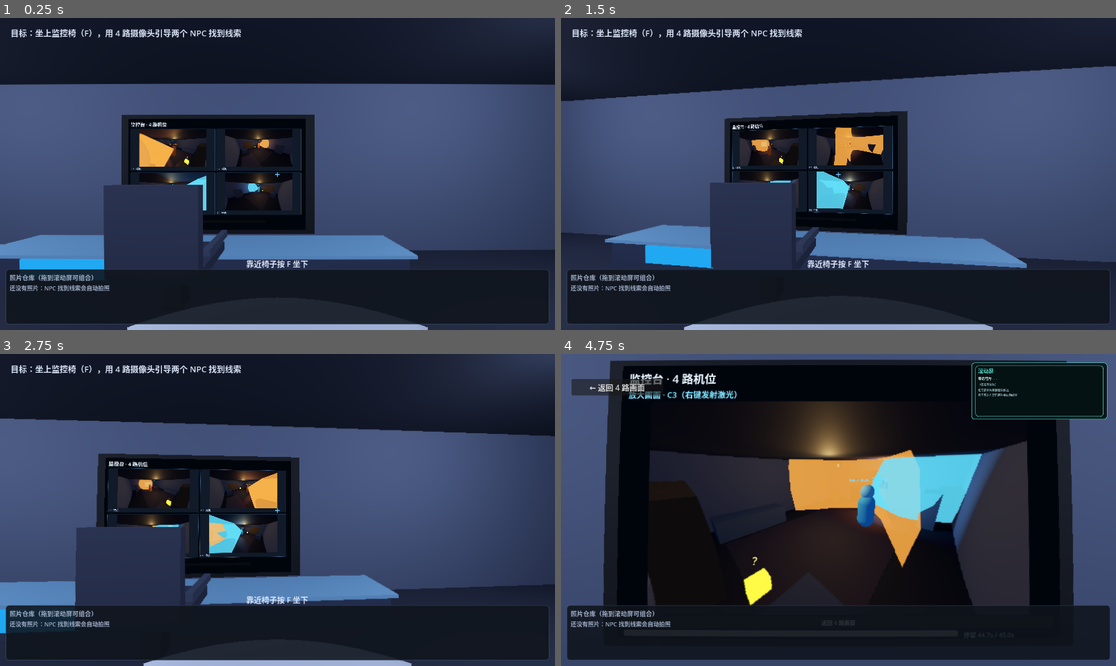
Above: before the commit, frames 1-4 (two rows, left to right).
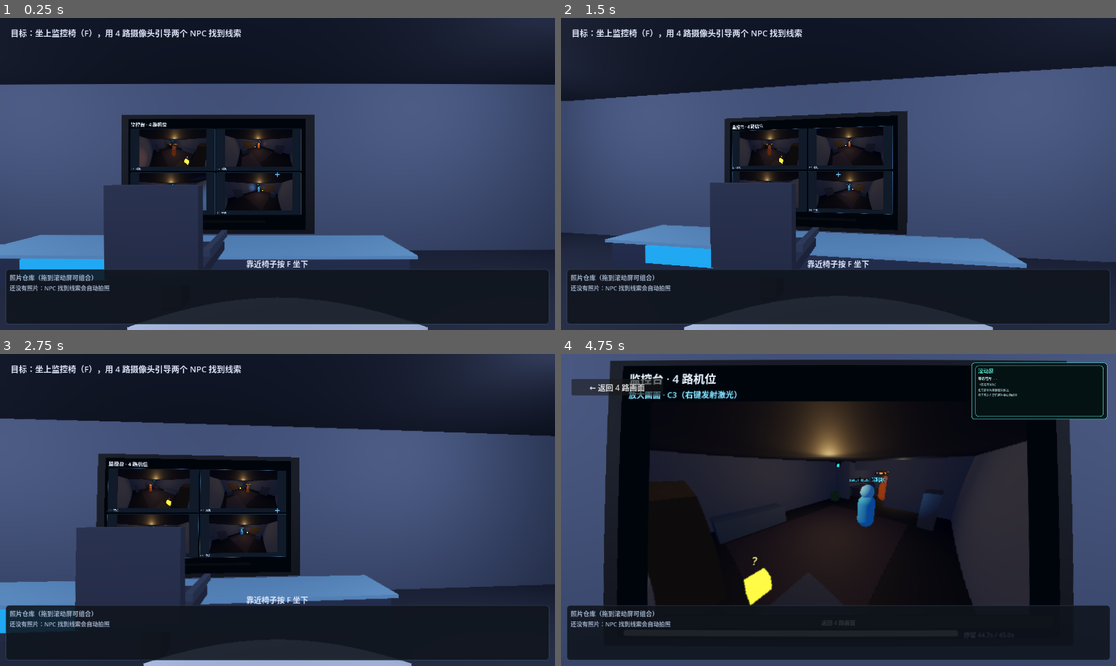
Above: after the commit, the same moments.

Repository: RequieMa/dual-faced-world
Game: Godot game, scene res://scenes/main.tscn
Two runs of this game, one before a commit and one after it. Both use one fixed random seed, a clock stepped at 60 frames per second and the inputs below.
Inputs (mouse positions are in pixels of both pictures, inside the frame that each line leads up to):
- Up to frame 1 (0.25 s): no input
- Up to frame 2 (1.5 s): tap Enter at 0.5 s; move the mouse to (866, 174) at 0.52 s; hold Up from 0.53 s (still down); tap 1 at 0.6 s; click (866, 174) at 0.67 s; tap Space at 0.77 s; move the mouse to (810, 174) at 1.27 s; tap 2 at 1.35 s; click (810, 174) at 1.42 s
- Up to frame 3 (2.75 s): keep holding Up; tap Space at 1.52 s; move the mouse to (288, 503) at 2.02 s; tap 3 at 2.1 s; click (288, 503) at 2.17 s
- Up to frame 4 (4.75 s): keep holding Up; move the mouse to (832, 516) at 2.77 s; tap 4 at 2.85 s; click (832, 516) at 2.92 s; tap Space at 3.02, 3.77, 4.52 s; move the mouse to (877, 513) at 3.52 s; tap 0 at 3.6 s; click (877, 513) at 3.67 s; move the mouse to (794, 506) at 4.27 s; tap F at 4.35 s; click (794, 506) at 4.42 s

The runs differ from the first frame. In frame 1, 1.1% of the frame differs, in the area x 25-50%, y 35-62%; in frame 2, 1.4%; in frame 3, 1.5%; in frame 4, 7.6%, in the area x 40-80%, y 30-69%.

Commit message:
fix: 隐藏可见圆锥并让激光从相机起点绘制 (#56)
* fix: 隐藏可见圆锥并让激光从相机起点绘制

* fix: spotlight 缩小并让激光从可见相机模型出发

* fix: 激光世界线起点改回投影相机

* fix: 激光改为相机右下方发射器

Diff:
--- a/scripts/room_demo/monitor_ui.gd
+++ b/scripts/room_demo/monitor_ui.gd
@@ -14,6 +14,7 @@
 const COLOR_TEXT := Color(0.86, 0.92, 1.0)
 const COLOR_MUTED := Color(0.58, 0.66, 0.8)
 const COLOR_ACCENT := Color(0.42, 0.82, 1.0)
+# 2D 激光线起点（相对放大画面）：0.5/0.5 = 画面中心 = 相机投影中心。
 
 var _feeds: Array[Dictionary] = []
 var _feed_buttons: Dictionary = {}
@@ -30,8 +31,6 @@
 var _notice: Label
 var _fisheye_material: ShaderMaterial
 var _snow_textures: Array[ImageTexture] = []
-var _laser_line: Line2D
-var _laser_tween: Tween
 
 
 func setup() -> void:
@@ -94,16 +93,6 @@
 	_big_feed.material = _fisheye_material
 	_big_feed.gui_input.connect(_on_big_feed_input)
 	_big_box.add_child(_big_feed)
-	_laser_line = Line2D.new()
-	_laser_line.name = "LaserLine"
-	_laser_line.width = 3.0
-	_laser_line.default_color = Color(1.0, 0.08, 0.03, 0.95)
-	_laser_line.joint_mode = Line2D.LINE_JOINT_ROUND
-	_laser_line.begin_cap_mode = Line2D.LINE_CAP_ROUND
-	_laser_line.end_cap_mode = Line2D.LINE_CAP_ROUND
-	_laser_line.z_index = 10
-	_laser_line.visible = false
-	_big_feed.add_child(_laser_line)
 	var back := _button("返回 4 路画面")
 	back.pressed.connect(func(): close_feed_requested.emit())
 	_big_box.add_child(back)
@@ -199,8 +188,6 @@
 
 func set_selected(feed_id: String) -> void:
 	_selected = feed_id
-	if _laser_line != null:
-		_laser_line.visible = false
 	_grid_box.visible = feed_id.is_empty()
 	_big_box.visible = not feed_id.is_empty()
 	if feed_id.is_empty():
@@ -242,24 +229,8 @@
 	if size.x <= 0.0 or size.y <= 0.0:
 		return
 	var uv := _big_feed.get_local_mouse_position() / size
-	# 从相机视角看，3D 光束沿视线只能看到一个端点；这里补屏幕空间射线。
-	_flash_laser(_big_feed.get_local_mouse_position())
 	laser_requested.emit(_selected, _undistort_uv(uv))
 	_big_feed.accept_event()
-
-
-func _flash_laser(local_point: Vector2) -> void:
-	if _laser_line == null:
-		return
-	if _laser_tween != null and _laser_tween.is_valid():
-		_laser_tween.kill()
-	_laser_line.points = PackedVector2Array([_big_feed.size * 0.5, local_point])
-	_laser_line.modulate.a = 1.0
-	_laser_line.visible = true
-	_laser_tween = create_tween()
-	_laser_tween.tween_interval(0.45)
-	_laser_tween.tween_property(_laser_line, "modulate:a", 0.0, 0.35)
-	_laser_tween.tween_callback(func(): _laser_line.visible = false)
 
 
 func uses_fisheye() -> bool:
--- a/scripts/room_demo/npc_actor.gd
+++ b/scripts/room_demo/npc_actor.gd
@@ -27,6 +27,9 @@
 const EYE_HEIGHT := 1.45
 const WALK_BOB_HEIGHT := 0.018
 const WALK_BOB_FREQ := 7.0
+# 只缩放 SpotLight 的照明范围/角度，不影响 vision_range / 视锥检测参数。
+const SPOT_RANGE_SCALE := 0.6
+const SPOT_ANGLE_SCALE := 0.6
 const LOOK_YAW_DEG := 24.0
 const LOOK_PITCH_DEG := 7.0
 
@@ -500,8 +503,8 @@
 	_spotlight.name = "VisionSpot"
 	_spotlight.light_color = body_color.lightened(0.25)
 	_spotlight.light_energy = 2.0
-	_spotlight.spot_range = vision_range
-	_spotlight.spot_angle = vision_half_angle * 2.0
+	_spotlight.spot_range = vision_range * SPOT_RANGE_SCALE
+	_spotlight.spot_angle = vision_half_angle * 2.0 * SPOT_ANGLE_SCALE
 	_spotlight.spot_angle_attenuation = 1.0
 	_spotlight.shadow_enabled = true
 	_spotlight.shadow_bias = 0.02
@@ -535,6 +538,8 @@
 	cone_material.cull_mode = BaseMaterial3D.CULL_DISABLED
 	_cone_visual.material_override = cone_material
 	_vision_pivot.add_child(_cone_visual)
+	# 可见圆锥太干扰监控画面；只保留 spotlight 照明，圆锥 mesh 隐藏。
+	_cone_visual.visible = false
 
 	_update_vision_visual()
 
@@ -542,8 +547,8 @@
 func _update_vision_visual() -> void:
 	if _spotlight == null:
 		return
-	_spotlight.spot_range = vision_range
-	_spotlight.spot_angle = vision_half_angle * 2.0
+	_spotlight.spot_range = vision_range * SPOT_RANGE_SCALE
+	_spotlight.spot_angle = vision_half_angle * 2.0 * SPOT_ANGLE_SCALE
 	_vision_length = _first_visible_distance()
 	if _cone_visual != null and _cone_visual.mesh is CylinderMesh:
 		var cone_mesh := _cone_visual.mesh as CylinderMesh
--- a/scripts/room_demo/room_demo.gd
+++ b/scripts/room_demo/room_demo.gd
@@ -41,6 +41,10 @@
 const MONITOR_CENTER := Vector3(0, 1.55, -5.81)
 # monitor_viewport 是 1280×800（1.6），QuadMesh 必须保持同样比例，避免画面横向拉伸。
 const MONITOR_SIZE := Vector2(3.52, 2.2)
+# Camera3D 比可见相机模型前移一点，避免镜头被自己的模型挡住。
+const CAMERA_LENS_OFFSET := 0.35
+# 激光发射器相对相机的局部位置：右侧/下方，略微在镜头前，投影到画面外。
+const LASER_EMITTER_OFFSET := Vector3(0.32, -0.22, -0.16)
 
 ## 观察室净高 3m；摄像头贴墙装在接近天花板的墙角（y≈2.72），
 ## 俯视房间中心/地面，而不是平视。两台面对面，画面里能看到对面的机位模型。
@@ -251,15 +255,18 @@
 	var camera: Camera3D = feed["camera"]
 	var viewport: SubViewport = feed["viewport"]
 	var screen_point := normalized * Vector2(viewport.size)
-	# screen point -> world：从当前机位相机位置出发，沿该屏幕点的投影方向。
-	var origin: Vector3 = camera.global_position
-	var direction: Vector3 = camera.project_ray_normal(screen_point).normalized()
-	var point := origin + direction * 14.0
-	var query := PhysicsRayQueryParameters3D.create(origin, origin + direction * 40.0)
+	# 先用 Camera3D 的 screen point 射线求准确命中点。
+	var ray_origin: Vector3 = camera.global_position
+	var ray_direction: Vector3 = camera.project_ray_normal(screen_point).normalized()
+	var point := ray_origin + ray_direction * 14.0
+	var query := PhysicsRayQueryParameters3D.create(ray_origin, ray_origin + ray_direction * 40.0)
 	query.collision_mask = 0xFFFFFFFF
 	var hit := get_world_3d().direct_space_state.intersect_ray(query)
 	if not hit.is_empty():
 		point = hit.position
+	# 激光从相机右下方的发射器出发；起点在画面外，射线进入画面指向命中点。
+	var origin: Vector3 = laser_start_position(camera)
+	var direction: Vector3 = (point - origin).normalized()
 	_spawn_beam(origin, point)
 	var accepted: Array[String] = []
 	for npc in npcs:
@@ -275,52 +282,56 @@
 	return last_laser
 
 
+## 激光发射器位置：相机局部右下方（画面外），不是镜头本身。
+func laser_start_position(camera: Camera3D) -> Vector3:
+	return camera.to_global(LASER_EMITTER_OFFSET)
+
+
 func _spawn_beam(from: Vector3, to: Vector3) -> void:
 	var total := from.distance_to(to)
 	if total <= 0.05:
 		return
-	# 射线起点仍是相机；视觉光束从相机前方起画，避免相机处在几何体内部糊满屏。
-	var direction := (to - from) / total
-	var visual_from := from + direction * minf(0.8, total * 0.5)
-	var length := visual_from.distance_to(to)
-	if length <= 0.05:
-		return
-	var beam := Node3D.new()
+	# 无厚度世界线：顶点是发射器和命中点，起点在画面外，本机位也能看到入画射线。
+	var line_mesh := ImmediateMesh.new()
+	var line_material := StandardMaterial3D.new()
+	line_material.shading_mode = BaseMaterial3D.SHADING_MODE_UNSHADED
+	line_material.albedo_color = Color(1.0, 0.08, 0.03)
+	line_material.emission_enabled = true
+	line_material.emission = Color(1.0, 0.04, 0.01)
+	line_material.emission_energy_multiplier = 8.0
+	line_mesh.surface_begin(Mesh.PRIMITIVE_LINES, line_material)
+	# 世界线两个顶点：from 是发射器，to 是命中点；不要再加偏移。
+	line_mesh.surface_add_vertex(from)
+	line_mesh.surface_add_vertex(to)
+	line_mesh.surface_end()
+	var beam := MeshInstance3D.new()
 	beam.name = "LaserBeam"
+	beam.mesh = line_mesh
+	beam.cast_shadow = GeometryInstance3D.SHADOW_CASTING_SETTING_OFF
+	beam.set_meta("from", from)
+	beam.set_meta("to", to)
 	add_child(beam)
-	beam.position = (visual_from + to) * 0.5
-	beam.look_at(to, Vector3.UP)
-
-	var core_mesh := BoxMesh.new()
-	core_mesh.size = Vector3(0.012, 0.012, length)
-	var core := MeshInstance3D.new()
-	core.mesh = core_mesh
-	core.cast_shadow = GeometryInstance3D.SHADOW_CASTING_SETTING_OFF
-	var core_material := StandardMaterial3D.new()
-	core_material.shading_mode = BaseMaterial3D.SHADING_MODE_UNSHADED
-	core_material.albedo_color = Color(1.0, 0.12, 0.05)
-	core_material.emission_enabled = true
-	core_material.emission = Color(1.0, 0.05, 0.02)
-	core_material.emission_energy_multiplier = 8.0
-	core.material_override = core_material
-	beam.add_child(core)
-
-	# 加法辉光层，让细激光在监控画面里也能看见。
-	var glow_mesh := BoxMesh.new()
-	glow_mesh.size = Vector3(0.035, 0.035, length)
-	var glow := MeshInstance3D.new()
-	glow.mesh = glow_mesh
-	glow.cast_shadow = GeometryInstance3D.SHADOW_CASTING_SETTING_OFF
-	var glow_material := StandardMaterial3D.new()
-	glow_material.shading_mode = BaseMaterial3D.SHADING_MODE_UNSHADED
-	glow_material.transparency = BaseMaterial3D.TRANSPARENCY_ALPHA
-	glow_material.blend_mode = BaseMaterial3D.BLEND_MODE_ADD
-	glow_material.cull_mode = BaseMaterial3D.CULL_DISABLED
-	glow_material.albedo_color = Color(1.0, 0.05, 0.02, 0.18)
-	glow.material_override = glow_material
-	beam.add_child(glow)
-
-	get_tree().create_timer(2.5).timeout.connect(beam.queue_free)
+
+	var impact_mesh := SphereMesh.new()
+	impact_mesh.radius = 0.07
+	impact_mesh.height = 0.14
+	var impact := MeshInstance3D.new()
+	impact.name = "LaserImpact"
+	impact.mesh = impact_mesh
+	impact.position = to
+	impact.cast_shadow = GeometryInstance3D.SHADOW_CASTING_SETTING_OFF
+	var impact_material := StandardMaterial3D.new()
+	impact_material.shading_mode = BaseMaterial3D.SHADING_MODE_UNSHADED
+	impact_material.albedo_color = Color(1.0, 0.12, 0.04)
+	impact_material.emission_enabled = true
+	impact_material.emission = Color(1.0, 0.05, 0.01)
+	impact_material.emission_energy_multiplier = 5.0
+	impact.material_override = impact_material
+	add_child(impact)
+
+	get_tree().create_timer(2.5).timeout.connect(func():
+		beam.queue_free()
+		impact.queue_free())
 
 
 func _spawn_explosion(position: Vector3) -> void:
@@ -854,7 +865,7 @@
 		var position: Vector3 = def["pos"]
 		var look: Vector3 = def["look"]
 		# 机位稍微探出摄像头模型，避免画面里塞满自己的镜头；偏移不要太大，否则会失去高位俯拍角度。
-		camera.position = position + (look - position).normalized() * 0.35
+		camera.position = position + (look - position).normalized() * CAMERA_LENS_OFFSET
 		viewport.add_child(camera)
 		camera.look_at(look, Vector3.UP)
 		feeds.append({
--- a/tests/test_room_demo.gd
+++ b/tests/test_room_demo.gd
@@ -186,10 +186,6 @@
 	_check("坐下后鼠标事件能转发到 3D 监控屏", demo._forward_mouse_to_monitor(motion))
 	demo.monitor_ui.feed_clicked.emit("C2")
 	_check("屏幕 UI 点击信号能选中机位", String(demo.selected_feed) == "C2")
-	var laser_line: Line2D = demo.monitor_ui._laser_line
-	demo.monitor_ui._flash_laser(Vector2(120, 60))
-	_check("监控画面有 2D 激光线", laser_line != null and laser_line.visible
-		and laser_line.points.size() == 2)
 	demo.set_seated(false)
 	_check("站起后玩家状态同步", not demo.player.seated)
 
@@ -200,14 +196,26 @@
 	var c1_feed: Dictionary = demo._feed_by_id("C1")
 	var c1_camera: Camera3D = c1_feed["camera"]
 	var c1_viewport: SubViewport = c1_feed["viewport"]
-	_check("激光从当前机位相机出发",
-		(laser_result.get("origin", Vector3.INF) as Vector3).is_equal_approx(c1_camera.global_position))
-	var expected_dir: Vector3 = c1_camera.project_ray_normal(click_uv * Vector2(c1_viewport.size)).normalized()
-	_check("激光方向来自屏幕点投影",
-		(laser_result.get("direction", Vector3.ZERO) as Vector3).dot(expected_dir) > 0.999)
+	var expected_origin: Vector3 = demo.laser_start_position(c1_camera)
+	_check("激光从相机右下方发射器出发",
+		(laser_result.get("origin", Vector3.INF) as Vector3).is_equal_approx(expected_origin))
+	var emitter_offset: Vector3 = expected_origin - c1_camera.global_position
+	_check("发射器位于相机右侧且下方",
+		emitter_offset.dot(c1_camera.global_transform.basis.x) > 0.0
+		and emitter_offset.dot(c1_camera.global_transform.basis.y) < 0.0,
+		str(emitter_offset))
+	_check("发射器起点在画面外", not c1_camera.is_position_in_frustum(expected_origin))
+	var laser_beam := demo.get_node_or_null("LaserBeam") as MeshInstance3D
+	_check("激光世界线从发射器起点显示",
+		laser_beam != null and (laser_beam.get_meta("from", Vector3.INF) as Vector3).is_equal_approx(expected_origin))
+	var expected_ray: Vector3 = c1_camera.project_ray_normal(click_uv * Vector2(c1_viewport.size)).normalized()
+	var endpoint_ray: Vector3 = ((laser_result.get("point", Vector3.ZERO) as Vector3) - c1_camera.global_position).normalized()
+	_check("激光落点仍由 screen point 决定",
+		endpoint_ray.dot(expected_ray) > 0.999)
 	var laser_vec: Vector3 = (laser_result.get("point", Vector3.ZERO) as Vector3) - (laser_result.get("origin", Vector3.ZERO) as Vector3)
+	var expected_beam_dir: Vector3 = laser_vec.normalized()
 	_check("激光落点沿该屏幕方向",
-		laser_vec.length() > 0.1 and laser_vec.normalized().dot(expected_dir) > 0.999,
+		laser_vec.length() > 0.1 and laser_vec.normalized().dot(expected_beam_dir) > 0.999,
 		str(laser_vec))
 	demo.tick(999.0)
 	_check("停留超时后机位烧毁", demo.camera_session.is_burned("C1"))
--- a/tests/test_room_npc_behavior.gd
+++ b/tests/test_room_npc_behavior.gd
@@ -7,7 +7,7 @@
 
 const MAIN_SCENE := "res://scenes/main.tscn"
 const NPC_SCRIPT := "res://scripts/room_demo/npc_actor.gd"
-const EXPECTED_CHECKS := 40
+const EXPECTED_CHECKS := 38
 
 var _failures: Array[String] = []
 var _checks: int = 0
@@ -78,23 +78,16 @@
 	var spot := npc.find_child("VisionSpot", true, false) as SpotLight3D
 	_check("NPC 有 SpotLight 视锥", spot != null)
 	var cone := npc.find_child("VisionCone", true, false) as MeshInstance3D
-	_check("NPC 有短可见锥体", cone != null)
+	_check("可见圆锥已隐藏", cone == null or not cone.visible)
 	_check("视锥启用阴影（只照第一个面）", spot != null and spot.shadow_enabled)
 	_check("视锥距离不大", spot != null and spot.spot_range <= 6.6,
 		"" if spot == null else "range=%.2f" % spot.spot_range)
+	_check("SpotLight 明显小于探测范围",
+		spot != null and spot.spot_range < npc.vision_range * 0.7,
+		"" if spot == null else "spot=%.2f vision=%.2f" % [spot.spot_range, npc.vision_range])
 	_check("视锥角度不大", spot != null and spot.spot_angle <= 70.0,
 		"" if spot == null else "angle=%.1f" % spot.spot_angle)
 	_check("视锥不参与 GI", spot != null and is_equal_approx(spot.light_indirect_energy, 0.0))
-	var cone_material := cone.material_override as StandardMaterial3D if cone != null else null
-	_check("可见锥体双面渲染",
-		cone_material != null and cone_material.cull_mode == BaseMaterial3D.CULL_DISABLED)
-	_check("可见锥体透明度 80%",
-		cone_material != null and is_equal_approx(cone_material.albedo_color.a, 0.8),
-		"" if cone_material == null else str(cone_material.albedo_color.a))
-	var vision_length := float(npc.get_state().get("vision_length", 0.0))
-	_check("锥体一直画到遮挡距离",
-		cone != null and absf(cone.scale.x - vision_length) < 0.05,
-		"" if cone == null else "cone=%.2f vision=%.2f" % [cone.scale.x, vision_length])
 	_check("NPC 初始在停顿", String(npc.state) == "pause", str(npc.state))
 
 	# 4) NPC 有起步加速和走路起伏。
